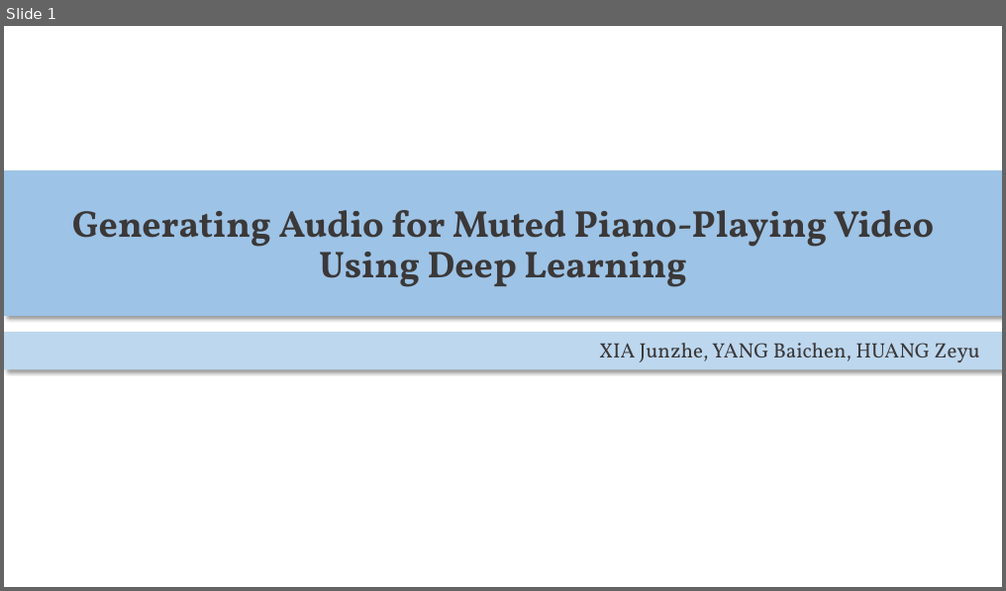
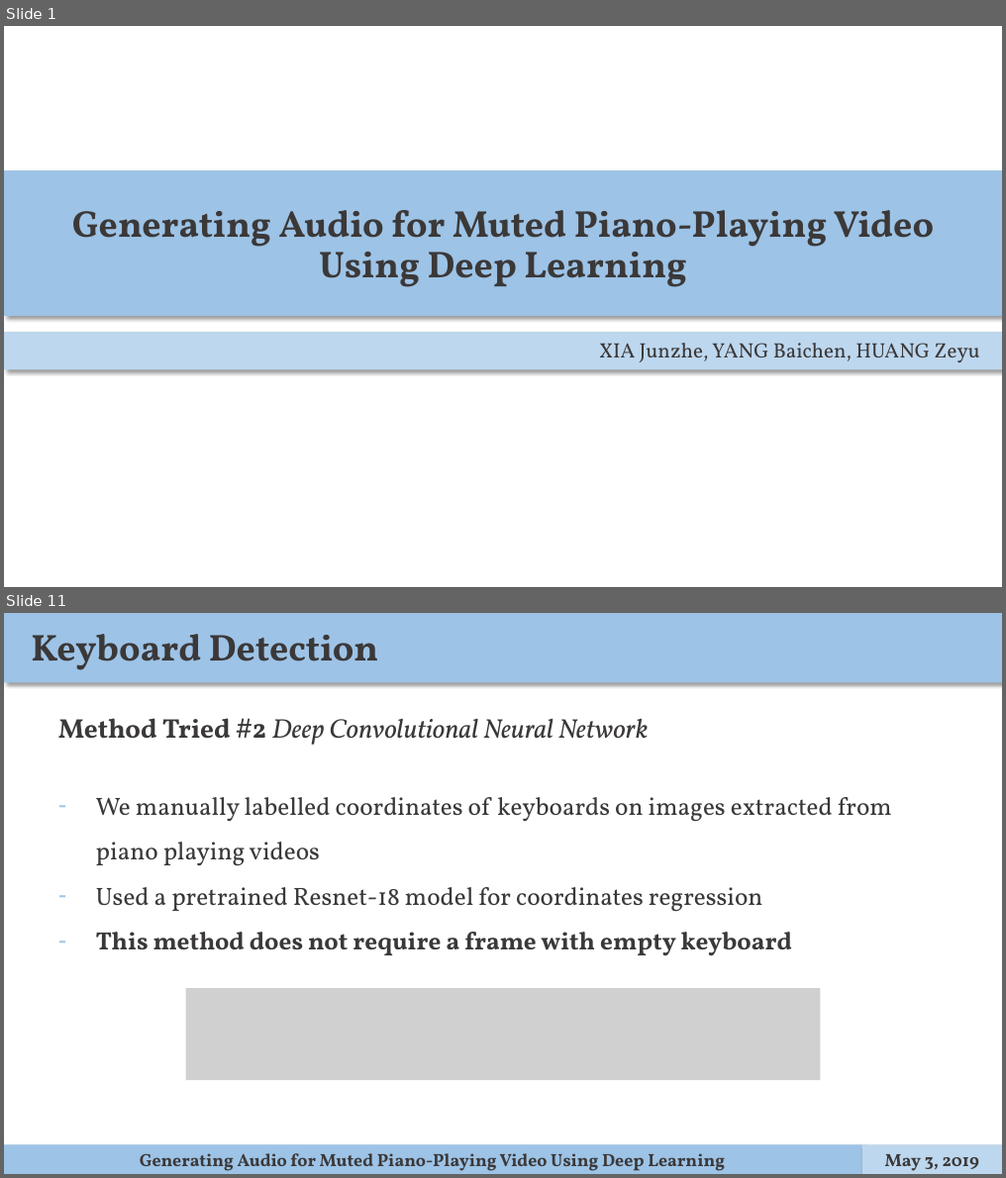
Before and after one commit to ppfish45/AI-Pianist, a slide deck: docs/presentation/slides.pptx. Shown one above the other, each under a label of ours: slide 1 before the commit, slides 1 and 11 after it; the slides between them are not shown. The pictures are 1006x591 and 1006x1178 pixels, drawn with LibreOffice and Linux fonts; fonts in the diff are those of the drawing; grey boxes stand for pictures. Boxes give left, top, right and bottom in pixels: in the first picture for what was removed or moved away, otherwise in the second. Text is boxed around its words. In the diff, an @@ line names an element or a change of style, - is before the commit and + after.

```diff
--- a/docs/presentation/slides.pptx
+++ b/docs/presentation/slides.pptx
@@ slide 11 added at box(4, 613, 1002, 1174), background #FFFFFF @@
@@ rectangle added at box(4, 613, 1002, 682), fill #9DC3E6 @@
@@ text added at box(31, 634, 378, 670), 36 pt, text #3B3838, bold @@
+Keyboard Detection
@@ text added at box(58, 718, 648, 745), 26 pt, text #3B3838, italic @@
+Method Tried #2 Deep Convolutional Neural Network
@@ text added at box(96, 797, 892, 957), 24 pt, text #3B3838 @@
+– We manually labelled coordinates of keyboards on images extracted from piano playing videos
+– Used a pretrained Resnet-18 model for coordinates regression
+– This method does not require a frame with empty keyboard
@@ picture added at box(186, 989, 821, 1081) @@
@@ rectangle added at box(4, 1146, 862, 1174), fill #9DC3E6 @@
@@ rectangle added at box(862, 1146, 1002, 1174), fill #BDD7EE @@
@@ text added at box(140, 1154, 725, 1171), 17 pt, text #3B3838, bold @@
+Generating Audio for Muted Piano-Playing Video Using Deep Learning
@@ text added at box(885, 1155, 979, 1171), 17 pt, text #3B3838, bold @@
+May 3, 2019
```
Also in this commit, not shown: 2 slides changed, 18 other slides added.
